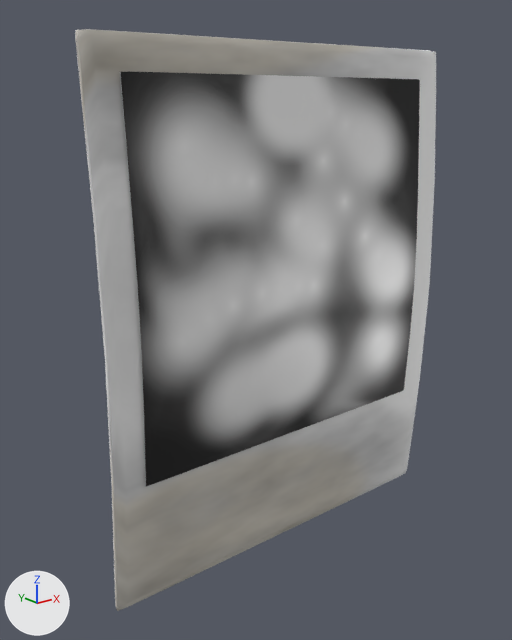
What one commit did to the FBX model Assets/Modelos/foto/photo.fbx.
The view is the same before and after, from a camera (50 mm lens) standing at (-2.17, -2.48, 0.99) and looking at (-0.14, 0.06, -0.03). Every picture has the same lights, and +X, +Y and +Z are marked at lower left. Where no turn or scale is listed for an object, it has been applied to the vertices.
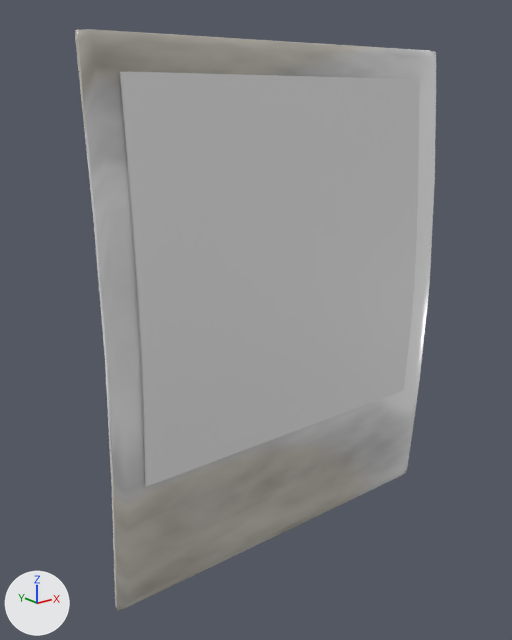
What differs and where, as boxes (x1, y1, x2, y2) in the pictures (512 x 640 px):
'Plane.001', surface changed, recoloured
    both: (121, 71, 420, 486)
'Foto', surface changed
    both: (120, 72, 146, 486)

The change, as a list of edits to the scene's bpy script:
```text
Change me_plane_001:
    where me_plane_001.from_pydata(...)  # 77 vertices, 60 faces; spans x -0.85..0.85, y -0.02..0.04, z -0.84..0.85
    remove me_plane_001.materials.append(mat_sucio)
```
